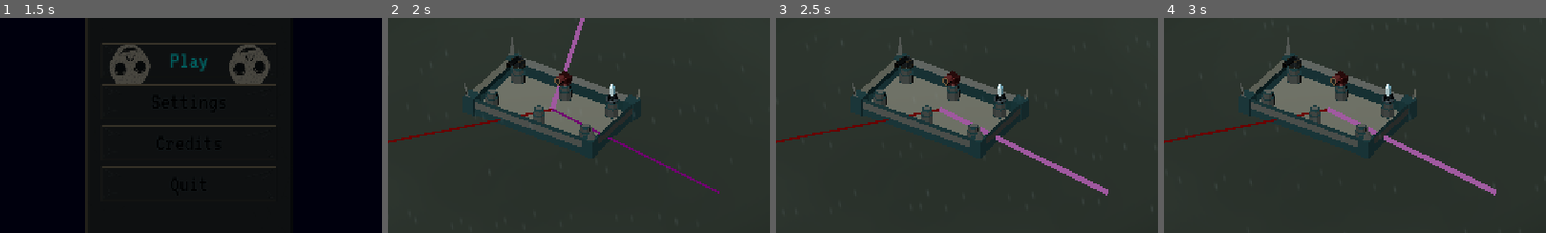
Above: before the commit, frames 1-4 (left to right).
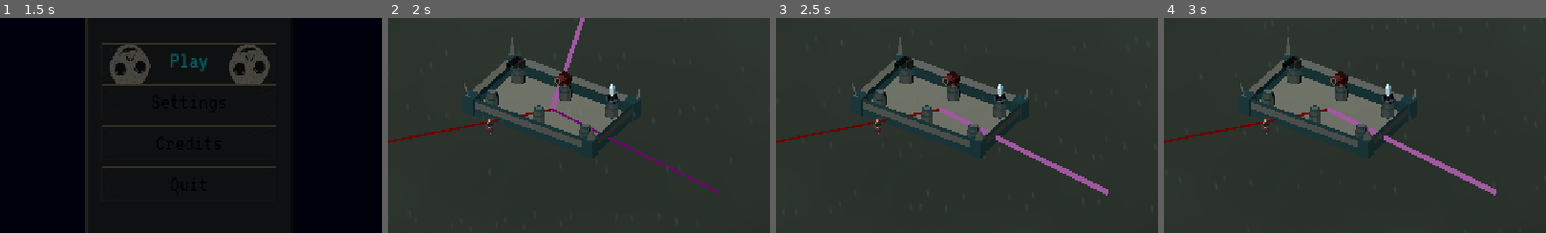
Above: after the commit, the same moments.

Repository: JeremyMarkWilcox/Tower-Defense
Game: Godot game, scene res://core/ui/boot.tscn
Same seed, same stepped clock (60 frames per second), same inputs: the game is played once before the commit and once after it. Sound files missing from this copy of the repository are replaced by a short silence.
Inputs (mouse positions are % of the whole screen's width and height, from its top left):
- Up to frame 1 (1.5 s): click "Play" at 0.5 s; click "Play" at 1.25 s
- Up to frame 2 (2 s): no input
- Up to frame 3 (2.5 s): tap Enter at 2 s; move the mouse to (72, 45) at 2.02 s; hold Right (ui_right) from 2.03 s (still down); hold Space (thread_cut) from 2.03 s (still down); click (72, 45) at 2.17 s
- Up to frame 4 (3 s): move the mouse to (30, 55) at 2.77 s; release Right (ui_right) at 2.78 s; release Space (thread_cut) at 2.78 s; hold Down (ui_down) from 2.78 s (still down); tap E (thread_next) at 2.85 s
The pictures show only the part of the screen within x 25-75%, y 26-76%; the shares and areas given below are measured in that part.

Frame 1 is identical in both runs. In frame 2, less than 0.1% of the frame differs, in the area x 25-28%, y 46-55%; in frame 3, less than 0.1%; in frame 4, less than 0.1%.

Commit message:
Adding Cultist art

Diff:
--- a/game/game/game.tscn
+++ b/game/game/game.tscn
@@ -23,9 +23,10 @@
 [ext_resource type="PackedScene" uid="uid://cniox0c88ga5l" path="res://core/ui/controls_menu.tscn" id="8_wmqhs"]
 [ext_resource type="PackedScene" uid="uid://dl7btnuthvvlb" path="res://assets/3d_art/towers/Firelvl1.glb" id="9_leid8"]
 [ext_resource type="PackedScene" uid="uid://dm6ojjrnrnkqg" path="res://assets/3d_art/towers/Icelvl1.glb" id="10_8bboj"]
-[ext_resource type="PackedScene" uid="uid://dj4pwl2xdjjfq" path="res://game/Ui/run_end_screen.tscn" id="11_3vho3"]
+[ext_resource type="PackedScene" uid="uid://dj4pwl2xdjjfq" path="res://game/ui/run_end_screen.tscn" id="11_3vho3"]
 [ext_resource type="PackedScene" uid="uid://dfad8mr7np0na" path="res://game/threads/signal_threads/signal_system.tscn" id="11_7l47o"]
 [ext_resource type="PackedScene" uid="uid://b82y0h3s65i2h" path="res://assets/3d_art/towers/Basiclvl1.glb" id="23_5e03w"]
+[ext_resource type="PackedScene" uid="uid://cg6n6b183jwsh" path="res://assets/3d_art/enemies/CULT.gltf" id="27_ropga"]
 
 [sub_resource type="ShaderMaterial" id="ShaderMaterial_4cobl"]
 shader = ExtResource("5_ln7ps")
@@ -227,6 +228,9 @@
 
 [node name="EndScreen" parent="UI" unique_id=1090858386 instance=ExtResource("11_3vho3")]
 
+[node name="blockbench_export" parent="." unique_id=30939511 instance=ExtResource("27_ropga")]
+transform = Transform3D(-0.93372303, 0, -0.3579962, 0, 1, 0, 0.3579962, 0, -0.93372303, -3.0924778, 0.8978064, 6.9347897)
+
 [editable path="World/Environment/Stronghold"]
 [editable path="World/Environment/Stronghold/stronghold_base"]
 [editable path="World/SignalSystem"]
Not shown, added: assets/3d_art/enemies/CULT.gltf
Not shown, added: assets/3d_art/enemies/CULT.gltf.import
Binary file added: assets/3d_art/enemies/CULT_0.png
Not shown, added: assets/3d_art/enemies/CULT_0.png.import
